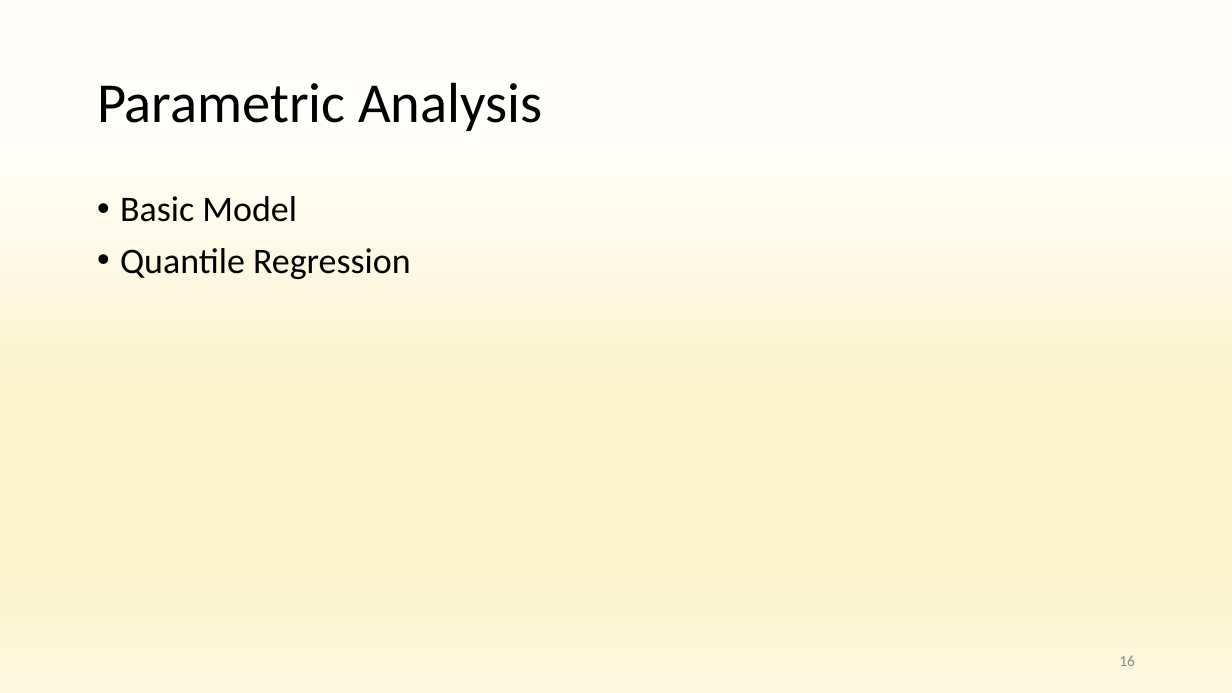
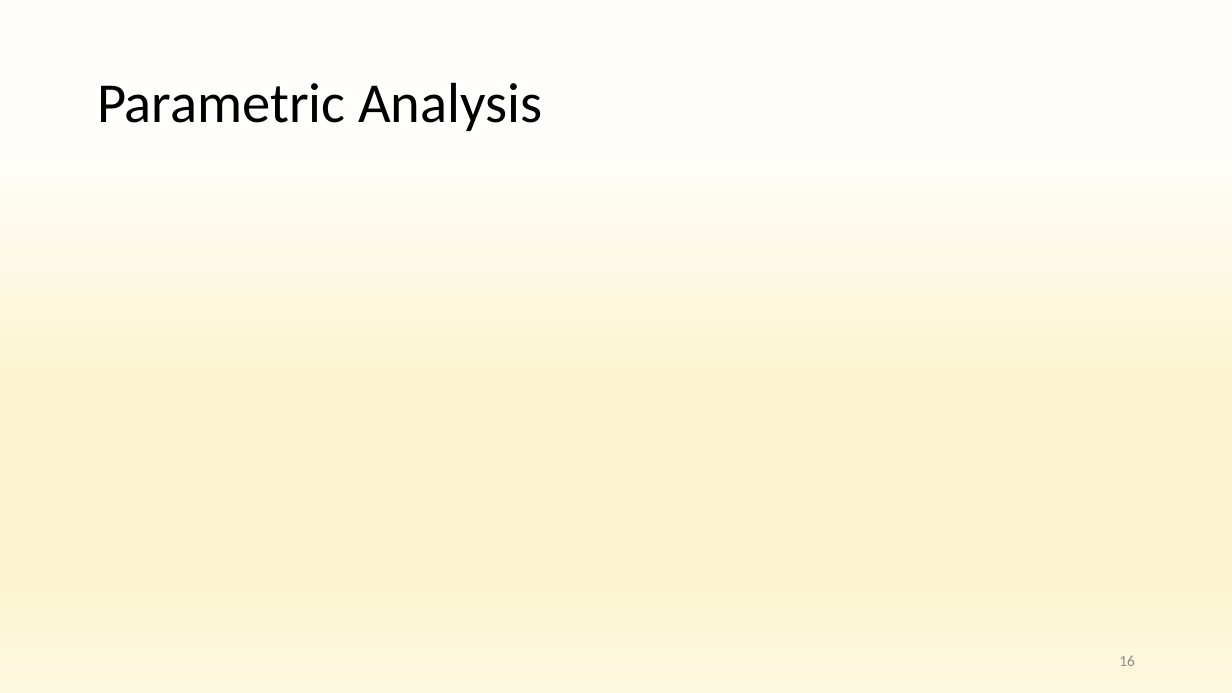
Before and after one commit to anuragr81/research, a slide deck: slide 16 of consumption/presentationOct2021.pptx. Drawn at 1232x693 pixels with LibreOffice and Linux fonts; fonts in the diff are those of the drawing; grey boxes stand for pictures; background and template pictures are left out. Boxes give left, top, right and bottom in pixels: in the first picture for what was removed or moved away, otherwise in the second. Text is boxed around its words. In the diff, an @@ line names an element or a change of style, - is before the commit and + after.

Commit message:
adding w_ne regression fields to tnz data.

```diff
--- a/consumption/presentationOct2021.pptx
+++ b/consumption/presentationOct2021.pptx
@@ text removed at (x1=120, y1=196, x2=411, y2=279) @@
-• Basic Model
-• Quantile Regression
```
Also in this commit, not shown: 5 other slides changed, 1 slide added, 2 other files.
